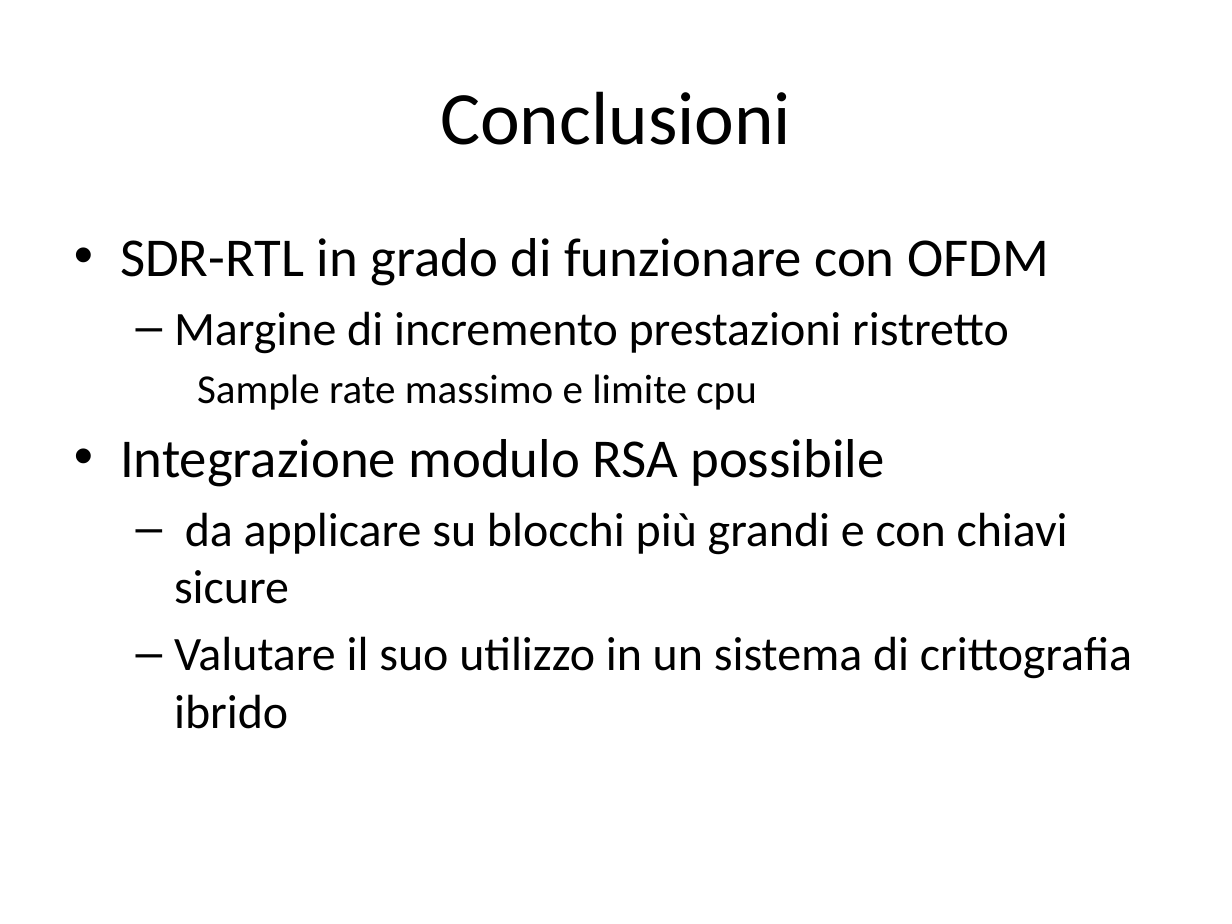
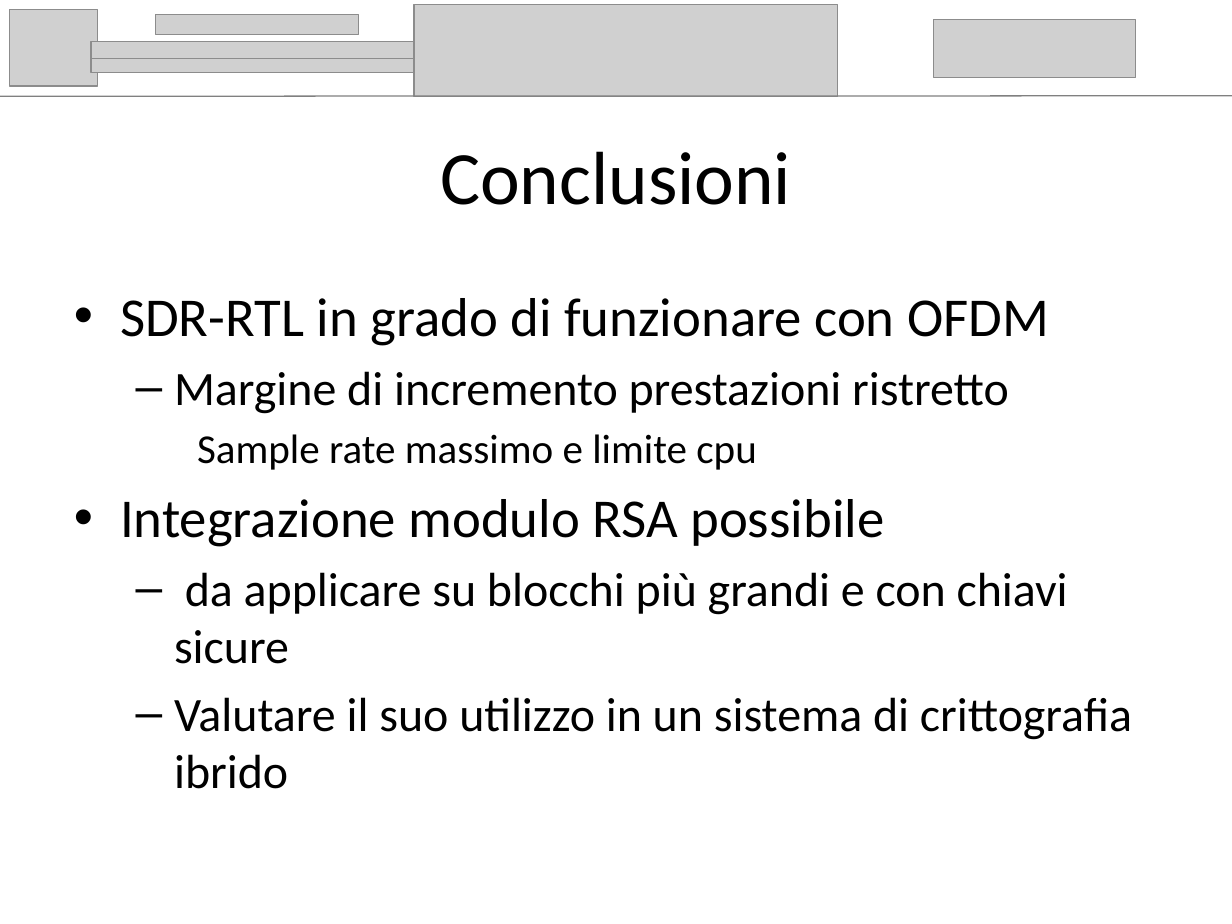
Before and after one commit to AndreaFilippi/LaMiaTesi, a slide deck: slide 21 of presentazione/Andrea_Filippi_presentazione.pptx (slide 20 before the commit). Drawn at 1232x924 pixels with LibreOffice and Linux fonts; fonts in the diff are those of the drawing; grey boxes stand for pictures. Boxes give left, top, right and bottom in pixels: in the first picture for what was removed or moved away, otherwise in the second. Text is boxed around its words. In the diff, an @@ line names an element or a change of style, - is before the commit and + after.

```diff
--- a/presentazione/Andrea_Filippi_presentazione.pptx
+++ b/presentazione/Andrea_Filippi_presentazione.pptx
@@ group added at [0, 5, 1232, 97]: 6 pictures, 1 line @@
@@ title "Conclusioni": place and size @@
-title "Conclusioni" at [440, 91, 791, 145]
+title "Conclusioni" at [440, 151, 791, 205]
@@ text "SDR-RTL in grado di funzionare ...": place and size @@
-text "SDR-RTL in grado di funzionare ..." at [120, 238, 1132, 729]
+text "SDR-RTL in grado di funzionare ..." at [120, 298, 1132, 789]
```
Also in this commit, not shown: 17 other slides changed, 3 slides added, 1 slide removed, 5 other files.
